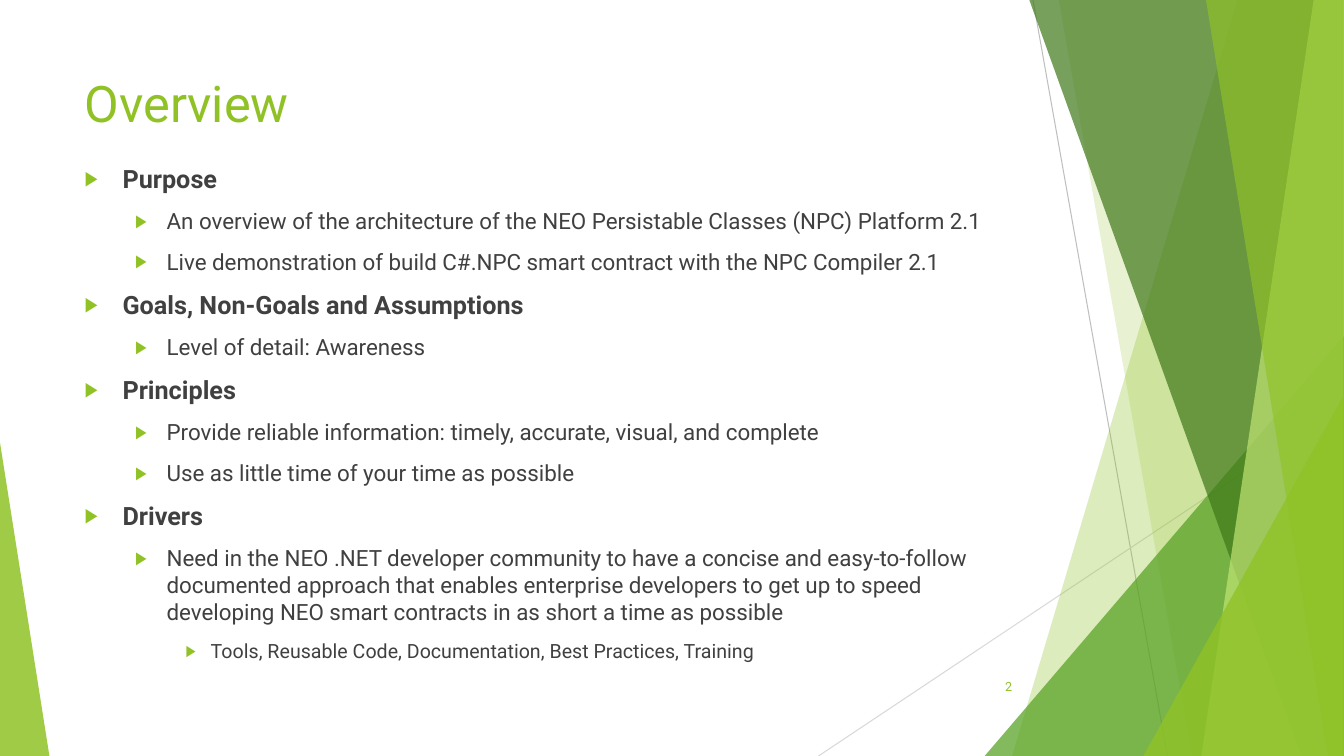
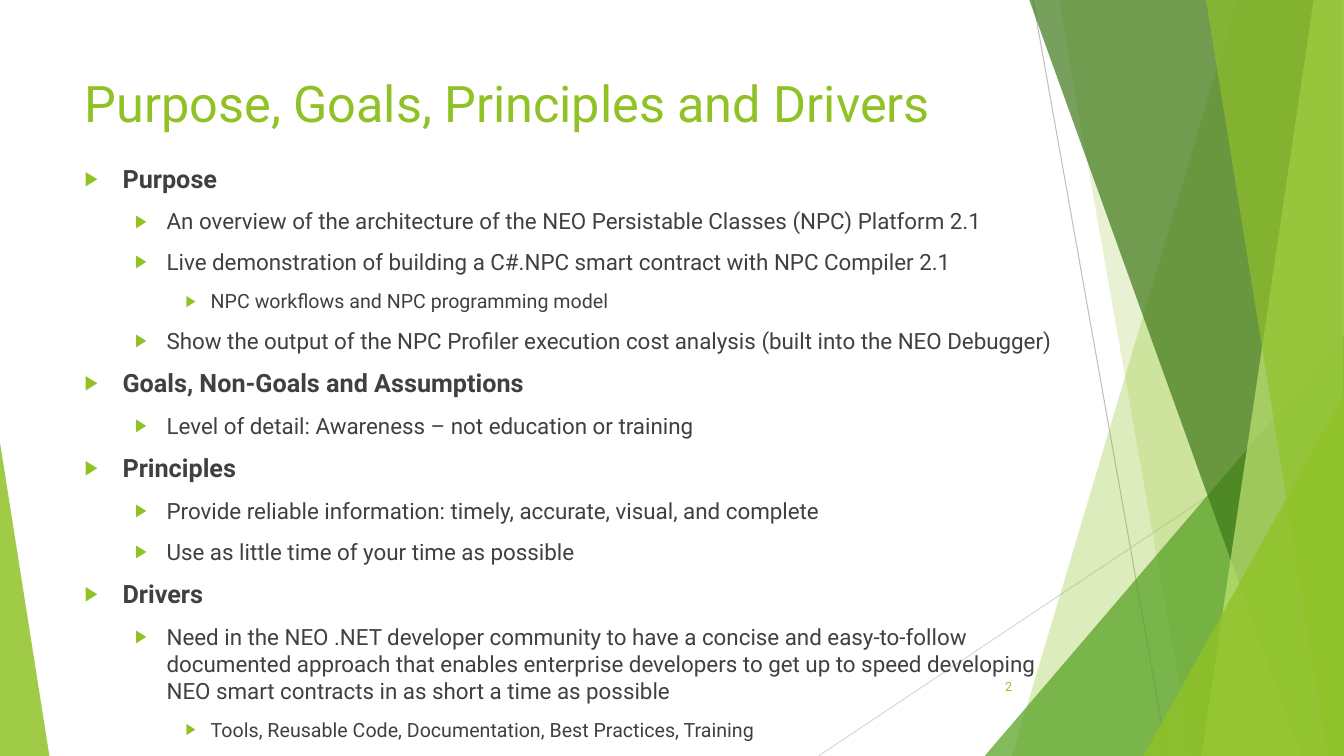
Before and after one commit to mwherman2000/neo-npcc2, a slide deck: slide 2 of Docs/NEO Persistable Classes Platform 2.1 Overview v0.1-Recording.pptx. Drawn at 1344x756 pixels with LibreOffice and Linux fonts; fonts in the diff are those of the drawing. Boxes give left, top, right and bottom in pixels: in the first picture for what was removed or moved away, otherwise in the second. Text is boxed around its words. In the diff, an @@ line names an element or a change of style, - is before the commit and + after.

```diff
--- a/Docs/NEO Persistable Classes Platform 2.1 Overview v0.1-Recording.pptx
+++ b/Docs/NEO Persistable Classes Platform 2.1 Overview v0.1-Recording.pptx
@@ title at (85, 84, 930, 133): text changed @@
-Overview
+Purpose, Goals, Principles and Drivers
@@ text at (167, 253, 1051, 354): text changed @@
-  ▶ Live demonstration of build C#.NPC smart contract with the NPC Compiler 2.1
+  ▶ Live demonstration of building a C#.NPC smart contract with NPC Compiler 2.1
+    ▶ NPC workflows and NPC programming model
+  ▶ Show the output of the NPC Profiler execution cost analysis (built into the NEO Debugger)
@@ text at (167, 417, 694, 439): text changed @@
-  ▶ Level of detail: Awareness
+  ▶ Level of detail: Awareness – not education or training
```
Also in this commit, not shown: 4 other slides changed, 2 slides added, 26 other files.
